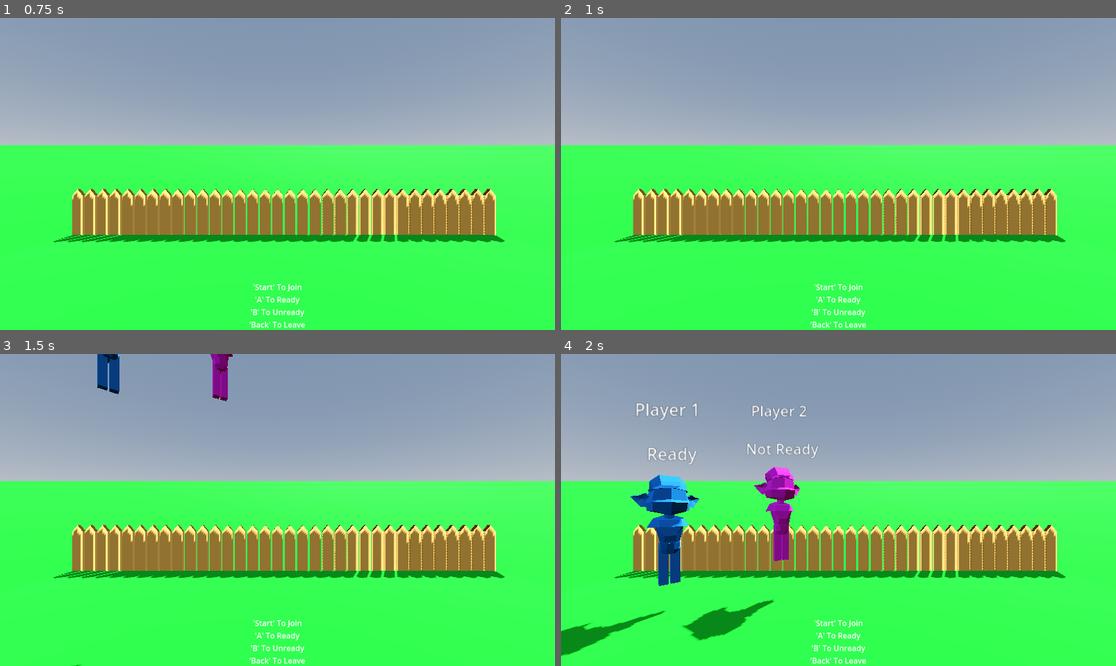
Above: before the commit, frames 1-4 (two rows, left to right).
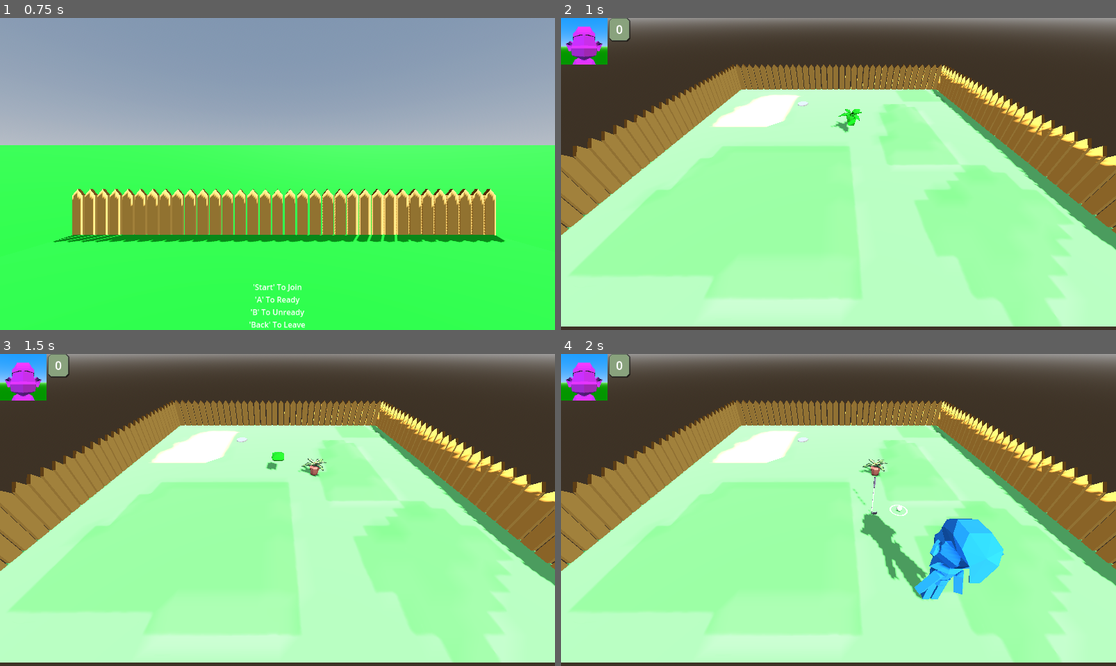
Above: after the commit, the same moments.

Repository: ronincampbell/GDS2Project
Game: Godot game, scene res://maps/lobby.tscn
Same seed, same stepped clock (60 frames per second), same inputs: the game is played once before the commit and once after it. The engine's default icon, where the game draws it, is replaced by a stand-in: a white triangle on a blue panel in a dark square.
Inputs:
- Up to frame 1 (0.75 s): tap Enter (KeyboardJoin) at 0.5 s; hold D (PlayerRight) from 0.53 s (still down); hold Enter (KeyboardJoin) from 0.53 s (still down)
- Up to frame 2 (1 s): keep holding D (PlayerRight); keep holding Enter (KeyboardJoin); tap Space at 0.77 s; tap E (PlayerInteract) at 0.8 s
- Up to frame 3 (1.5 s): release D (PlayerRight) at 1.28 s; release Enter (KeyboardJoin) at 1.28 s; hold S (PlayerDown) from 1.28 s (still down); tap E (PlayerInteract) at 1.35 s
- Up to frame 4 (2 s): keep holding S (PlayerDown); tap Space at 1.52 s; tap Enter (KeyboardJoin) at 1.55 s

Frame 1 is identical in both runs. In frame 2, 100% of the frame differs, in the area x 0-100%, y 0-100%; in frame 3, 100%; in frame 4, 100%.

Commit message:
Sounds, variable shot strength

Diff:
--- a/CoreObjects/gnome.tscn
+++ b/CoreObjects/gnome.tscn
@@ -7,6 +7,10 @@
 [ext_resource type="PackedScene" uid="uid://c487cjdtsi002" path="res://models/gnome/player_v2_red.gltf" id="4_ptpxf"]
 [ext_resource type="PackedScene" uid="uid://fghij55uwpwm" path="res://models/gnome/player_v2_yellow.gltf" id="5_x56rg"]
 [ext_resource type="Material" uid="uid://jb80sfm7t1uh" path="res://models/gnome/placeholder_gnome_skin_blue.tres" id="6_7j42c"]
+[ext_resource type="AudioStream" uid="uid://bob1melhxhfgd" path="res://sounds/golf ball hit 2.mp3" id="8_x56rg"]
+[ext_resource type="AudioStream" uid="uid://dyphv7oaihlnm" path="res://sounds/golf ball hit 3.mp3" id="9_2kfoo"]
+[ext_resource type="AudioStream" uid="uid://dtqe8y814dqwn" path="res://sounds/jump.wav" id="10_x7fgk"]
+[ext_resource type="AudioStream" uid="uid://d3oewbqcu8r02" path="res://sounds/obs 1.wav" id="11_dxthy"]
 
 [sub_resource type="CapsuleShape3D" id="CapsuleShape3D_cabd0"]
 radius = 0.4103
@@ -23,6 +27,18 @@
 
 [sub_resource type="SphereShape3D" id="SphereShape3D_8pkva"]
 radius = 2.4
+
+[sub_resource type="AudioStreamRandomizer" id="AudioStreamRandomizer_x7fgk"]
+playback_mode = 1
+streams_count = 2
+stream_0/stream = ExtResource("8_x56rg")
+stream_1/stream = ExtResource("9_2kfoo")
+
+[sub_resource type="AudioStreamRandomizer" id="AudioStreamRandomizer_moqlk"]
+playback_mode = 1
+streams_count = 2
+stream_0/stream = ExtResource("10_x7fgk")
+stream_1/stream = ExtResource("11_dxthy")
 
 [node name="Gnome" type="RigidBody3D"]
 collision_layer = 2
@@ -128,3 +144,9 @@
 visible = false
 billboard = 1
 texture = ExtResource("3_k84ux")
+
+[node name="BallHitSound" type="AudioStreamPlayer" parent="."]
+stream = SubResource("AudioStreamRandomizer_x7fgk")
+
+[node name="BonkSound" type="AudioStreamPlayer" parent="."]
+stream = SubResource("AudioStreamRandomizer_moqlk")
--- a/Props/Previews/prop_fertiliser_preview.tscn
+++ b/Props/Previews/prop_fertiliser_preview.tscn
@@ -15,6 +15,7 @@
 prop = ExtResource("2_ej1kb")
 
 [node name="Area3D" type="Area3D" parent="."]
+collision_mask = 17
 
 [node name="CollisionShape3D" type="CollisionShape3D" parent="Area3D"]
 transform = Transform3D(1, 0, 0, 0, 1, 0, 0, 0, 1, -0.0237427, 0.210049, 0)
@@ -53,5 +54,7 @@
 
 [node name="blockbench_export" parent="." instance=ExtResource("4_ej1kb")]
 
+[connection signal="area_entered" from="Area3D" to="." method="_on_area_entered"]
+[connection signal="area_exited" from="Area3D" to="." method="_on_area_exited"]
 [connection signal="body_entered" from="Area3D" to="." method="_on_body_entered"]
 [connection signal="body_exited" from="Area3D" to="." method="_on_body_exited"]
--- a/Props/Previews/prop_plant_preview.tscn
+++ b/Props/Previews/prop_plant_preview.tscn
@@ -17,6 +17,7 @@
 target_position = Vector3(0, -0.2, 0)
 
 [node name="Area3D" type="Area3D" parent="."]
+collision_mask = 17
 
 [node name="CollisionShape3D" type="CollisionShape3D" parent="Area3D"]
 transform = Transform3D(1, 0, 0, 0, 1, 0, 0, 0, 1, 0, 0.527432, 0)
@@ -45,5 +46,7 @@
 
 [node name="blockbench_export" parent="." instance=ExtResource("3_8tx0v")]
 
+[connection signal="area_entered" from="Area3D" to="." method="_on_area_entered"]
+[connection signal="area_exited" from="Area3D" to="." method="_on_area_exited"]
 [connection signal="body_entered" from="Area3D" to="." method="_on_body_entered"]
 [connection signal="body_exited" from="Area3D" to="." method="_on_body_exited"]
--- a/Props/Previews/prop_watering_can_preview.tscn
+++ b/Props/Previews/prop_watering_can_preview.tscn
@@ -19,6 +19,7 @@
 target_position = Vector3(0, -0.2, 0)
 
 [node name="Area3D" type="Area3D" parent="."]
+collision_mask = 17
 
 [node name="CollisionShape3D" type="CollisionShape3D" parent="Area3D"]
 transform = Transform3D(1, 0, 0, 0, 1, 0, 0, 0, 1, 0.0471191, 0.258934, -0.0994866)
@@ -47,5 +48,7 @@
 
 [node name="blockbench_export" parent="." instance=ExtResource("4_4sbqj")]
 
+[connection signal="area_entered" from="Area3D" to="." method="_on_area_entered"]
+[connection signal="area_exited" from="Area3D" to="." method="_on_area_exited"]
 [connection signal="body_entered" from="Area3D" to="." method="_on_body_entered"]
 [connection signal="body_exited" from="Area3D" to="." method="_on_body_exited"]
--- a/Props/cant_place_prop_preview_material_shader.tres
+++ b/Props/cant_place_prop_preview_material_shader.tres
@@ -171,7 +171,6 @@
 
 }
 "
-graph_offset = Vector2(387.779, 32.5272)
 nodes/fragment/0/position = Vector2(1940, 20)
 nodes/fragment/2/node = SubResource("VisualShaderNodeInput_tosr3")
 nodes/fragment/2/position = Vector2(-1260, 100)
--- a/Props/prop_preview_material_shader.tres
+++ b/Props/prop_preview_material_shader.tres
@@ -171,7 +171,6 @@
 
 }
 "
-graph_offset = Vector2(242.157, 22.9408)
 nodes/fragment/0/position = Vector2(1940, 20)
 nodes/fragment/2/node = SubResource("VisualShaderNodeInput_tosr3")
 nodes/fragment/2/position = Vector2(-1260, 100)
--- a/controller_manager.gd
+++ b/controller_manager.gd
@@ -174,6 +174,8 @@
 			if event.device in device_players:
 				drop_out_player(device_players[event.device])
 	elif event.is_action_pressed("KeyboardJoin"):
+		if -1 in device_players:
+			return
 		if get_lowest_inactive_player() >= 0:
 			_on_keyboard_joined()
 	elif event.is_action_pressed("KeyboardDropout"):
--- a/maps/lobby.tscn
+++ b/maps/lobby.tscn
@@ -6,6 +6,10 @@
 [ext_resource type="PackedScene" uid="uid://dkupiyycodnpd" path="res://models/gnome/player_v2_purple.gltf" id="3_q70mm"]
 [ext_resource type="PackedScene" uid="uid://c487cjdtsi002" path="res://models/gnome/player_v2_red.gltf" id="4_mj7ku"]
 [ext_resource type="PackedScene" uid="uid://fghij55uwpwm" path="res://models/gnome/player_v2_yellow.gltf" id="5_r7t2y"]
+[ext_resource type="AudioStream" uid="uid://cd37qbkju0h1b" path="res://sounds/laugh 1.wav" id="7_uug8p"]
+[ext_resource type="AudioStream" uid="uid://ci3a8appd47ui" path="res://sounds/laugh 2.wav" id="8_vwqo6"]
+[ext_resource type="AudioStream" uid="uid://bmkixsbkshfif" path="res://sounds/laugh 3.wav" id="9_xsajp"]
+[ext_resource type="AudioStream" uid="uid://ckf01aja76pd2" path="res://sounds/laugh 7.mp3" id="10_n1qbv"]
 
 [sub_resource type="ProceduralSkyMaterial" id="ProceduralSkyMaterial_ng2wx"]
 sky_horizon_color = Color(0.662243, 0.671743, 0.686743, 1)
@@ -41,6 +45,13 @@
 [sub_resource type="ViewportTexture" id="ViewportTexture_5xsys"]
 viewport_path = NodePath("PhysicsP4/Player4Info/SubViewport")
 
+[sub_resource type="AudioStreamRandomizer" id="AudioStreamRandomizer_revcj"]
+streams_count = 4
+stream_0/stream = ExtResource("7_uug8p")
+stream_1/stream = ExtResource("8_vwqo6")
+stream_2/stream = ExtResource("9_xsajp")
+stream_3/stream = ExtResource("10_n1qbv")
+
 [node name="Lobby" type="Node3D"]
 
 [node name="WorldEnvironment" type="WorldEnvironment" parent="."]
@@ -73,6 +84,7 @@
 transform = Transform3D(-0.707107, 0, -0.707107, 0, 1, 0, 0.707107, 0, -0.707107, -5, 11, 2)
 axis_lock_linear_x = true
 axis_lock_linear_z = true
+gravity_scale = 2.0
 can_sleep = false
 freeze = true
 
@@ -122,6 +134,7 @@
 transform = Transform3D(-0.866026, 0, -0.5, 0, 1, 0, 0.5, 0, -0.866026, -2, 11, 1)
 axis_lock_linear_x = true
 axis_lock_linear_z = true
+gravity_scale = 2.0
 can_sleep = false
 freeze = true
 
@@ -171,6 +184,7 @@
 transform = Transform3D(-0.965926, 0, 0.258819, 0, 1, 0, -0.258819, 0, -0.965926, 2, 11, 1)
 axis_lock_linear_x = true
 axis_lock_linear_z = true
+gravity_scale = 2.0
 can_sleep = false
 freeze = true
 
@@ -220,6 +234,7 @@
 transform = Transform3D(-0.707107, 0, 0.707107, 0, 1, 0, -0.707107, 0, -0.707107, 5, 11, 2)
 axis_lock_linear_x = true
 axis_lock_linear_z = true
+gravity_scale = 2.0
 can_sleep = false
 freeze = true
 
@@ -266,6 +281,9 @@
 
 [node name="PlayerDropInManager" type="Node" parent="."]
 script = ExtResource("3_ng2wx")
+
+[node name="GnomeLaugh" type="AudioStreamPlayer" parent="PlayerDropInManager"]
+stream = SubResource("AudioStreamRandomizer_revcj")
 
 [node name="Camera3D" type="Camera3D" parent="."]
 transform = Transform3D(1, 0, 0, 0, 1, 0, 0, 0, 1, 0, 3, 8)
--- a/maps/test_map.tscn
+++ b/maps/test_map.tscn
@@ -51,6 +51,10 @@
 
 [node name="Barrier2" parent="." instance=ExtResource("2_svl6s")]
 transform = Transform3D(-4.37114e-08, 0, -1, 0, 1, 0, 1, 0, -4.37114e-08, 10, 0, 0)
+
+[node name="Barrier3" parent="." instance=ExtResource("2_svl6s")]
+transform = Transform3D(-1, 0, 8.74228e-08, 0, 1, 0, -8.74228e-08, 0, -1, 0, 0, 10)
+visible = false
 
 [node name="Barrier4" parent="." instance=ExtResource("2_svl6s")]
 transform = Transform3D(-4.37114e-08, 0, 1, 0, 1, 0, -1, 0, -4.37114e-08, -10, 0, 0)
--- a/project.godot
+++ b/project.godot
@@ -20,6 +20,7 @@
 
 Hud="*res://UI/HUD/HUD.tscn"
 ControllerManager="*res://controller_manager.gd"
+SoundPlayer="*res://sound_player.tscn"
 
 [global_group]
 
--- a/scripts/game_manager.gd
+++ b/scripts/game_manager.gd
@@ -33,7 +33,7 @@
 			for marker in get_tree().get_nodes_in_group("ClubSpawnMarkers"):
 				_place_object(golf_club, marker.global_position+club_spawn_offset)
 			var available_spawns: Array = get_tree().get_nodes_in_group("PlayerSpawnMarkers")
-			for player_num in ControllerManager.device_players.keys():
+			for player_num in ControllerManager.device_players.values():
 				var spawn_index: int = randi_range(0, available_spawns.size()-1)
 				var new_gnome = _place_object(gnome, available_spawns[spawn_index].global_position + gnome_spawn_offset)
 				new_gnome.player_num = player_num
@@ -56,6 +56,7 @@
 			body.reset_velocity()
 		score += 1
 		Hud.update_score(0, score)
+		SoundPlayer.play_ball_in_hole()
 		if(score >= 3):
 			body.queue_free()
 			print_debug("Game won!")
--- a/scripts/gnome.gd
+++ b/scripts/gnome.gd
@@ -14,6 +14,8 @@
 @onready var hold_marker: Marker3D = $RightArmBody/HoldMarker
 @onready var prop_hold_marker: Marker3D = $PropHoldMarker
 @onready var interact_indicator: Sprite3D = $InteractIndicator
+@onready var ball_hit_sound: AudioStreamPlayer = $BallHitSound
+@onready var bonk_sound: AudioStreamPlayer = $BonkSound
 
 var stun_timer: float = 0.0
 
@@ -31,6 +33,10 @@
 var swing_club_lift: float = 10.0
 var rotate_to_face_torque: float = 2.0
 var swing_stun_length: float = 2.0
+var min_swing_force: float = 0.1
+var swing_force: float = 0.1
+var increasing_force: bool = true
+var swing_force_speed: float = 1.0
 
 var player_num: int = -1:
 	set(value):
@@ -61,10 +67,18 @@
 	preload("res://models/gnome/placeholder_gnome_skin_yellow.tres"),
 ]
 
+var prev_linear_velocity: Vector3
+var min_bonk_speed: float = 4.0
+
 func _integrate_forces(state: PhysicsDirectBodyState3D):
 	if body_state == BodyState.DISABLED:
 		interact_indicator.hide()
 		return
+
+	if (linear_velocity - prev_linear_velocity).length() > min_bonk_speed:
+		bonk_sound.play()
+	prev_linear_velocity = state.linear_velocity
+
 	if body_state == BodyState.STUNNED and stun_timer > 0.0:
 		interact_indicator.hide()
 		stun_timer -= get_physics_process_delta_time()
@@ -106,6 +120,18 @@
 			interact_indicator.hide()
 			_pull_prop_to_self()
 	else:
+		if increasing_force:
+			swing_force += get_physics_process_delta_time()*swing_force_speed
+			if swing_force > 1.0:
+				swing_force = 1.0 - (swing_force - 1.0)
+				increasing_force = false
+		else:
+			swing_force -= get_physics_process_delta_time()*swing_force_speed
+			if swing_force < min_swing_force:
+				swing_force = min_swing_force + (min_swing_force - swing_force)
+				increasing_force = true
+		aiming_ball.aim_with_force(swing_force)
+
 		_pull_club_to_hand()
 		interact_indicator.hide()
 		aiming_ball.aim_in_dir(move_dir)
@@ -225,6 +251,8 @@
 func try_start_aim():
 	var golf_ball: GolfBall = _get_golf_ball()
 	if golf_ball:
+		swing_force = min_swing_force
+		increasing_force = true
 		aiming_ball = golf_ball
 		aiming_ball.is_being_aimed = true
 		aiming_ball.show_aim_arrow()
@@ -251,10 +279,10 @@
 	var aim_dir: Vector3 = Vector3(aiming_ball.stored_aim_dir.x, 0.0, aiming_ball.stored_aim_dir.y)
 	linear_velocity = Vector3.ZERO
 	start_stun(swing_stun_length)
-	apply_central_impulse(aim_dir*swing_impulse+Vector3.UP*swing_lift)
+	apply_central_impulse(aim_dir*swing_impulse*swing_force+Vector3.UP*swing_lift*swing_force)
 	held_club.linear_velocity = Vector3.ZERO
-	held_club.apply_impulse(aim_dir*swing_club_impulse+Vector3.UP*swing_club_lift, held_club.get_head_force_offset())
-	aiming_ball.launch_in_aim_direction()
+	held_club.apply_impulse(aim_dir.rotated(Vector3.UP,PI/2)*swing_club_impulse*swing_force+Vector3.UP*swing_club_lift*swing_force, held_club.get_head_force_offset())
+	aiming_ball.launch_in_aim_direction(swing_force)
 	aiming_ball.hide_aim_arrow()
 	held_club.is_held = false
 	held_club.disable_held_damping()
@@ -262,3 +290,4 @@
 	aiming_ball.is_being_aimed = false
 	aiming_ball = null
 	arm_state = ArmState.EMPTY
+	ball_hit_sound.play()
--- a/scripts/golf_ball.gd
+++ b/scripts/golf_ball.gd
@@ -38,12 +38,17 @@
 
 	y_rotate_pivot.rotation.y = -flat_direction.angle()
 
-func launch_in_aim_direction():
+func aim_with_force(force: float):
+	#aim_decal.scale = Vector3(force, force, force)
+	aim_decal.size = Vector3(2*force, 10, 2*force)
+	aim_decal.position.x = 1.15722*force
+
+func launch_in_aim_direction(force: float):
 	if stored_aim_dir.is_zero_approx():
 		return
 	angular_velocity = Vector3.ZERO
 	var aim_vector: Vector3 = Vector3(stored_aim_dir.x, 0.0, stored_aim_dir.y)
-	apply_central_impulse(aim_vector*hit_power + Vector3.UP*lift_force)
+	apply_central_impulse(aim_vector*hit_power*force + Vector3.UP*lift_force*force)
 
 func reset_velocity():
 	angular_velocity = Vector3.ZERO
--- a/scripts/player_drop_in_manager.gd
+++ b/scripts/player_drop_in_manager.gd
@@ -2,16 +2,21 @@
 var players_in :Array[bool] = [false, false, false, false]
 var players_ready :Array[bool] = [false, false, false, false]
 
+@onready var gnome_laugh: AudioStreamPlayer = $GnomeLaugh
+
 func drop_in_player(player_num: int):
 	get_node("%PhysicsP" + str(player_num)).freeze = false
+	get_node("%ReadyP" + str(player_num)).text = "Not Ready"
 	players_in[player_num-1] = true
+	gnome_laugh.play()
 
 func remove_player(player_num: int):
 	get_node("%PhysicsP" + str(player_num)).freeze = true
-	get_node("%PhysicsP" + str(player_num)).position.y = 11
 	players_in[player_num-1] = false
 	players_ready[player_num-1] = false
-	get_node("%ReadyP" + str(player_num)).text = "Not Ready"
+	get_node("%ReadyP" + str(player_num)).text = "INACTIVE"
+	await get_tree().process_frame
+	get_node("%PhysicsP" + str(player_num)).position.y = 11
 
 func next_scene():
 	Hud.show()
--- /dev/null
+++ b/sound_player.gd
@@ -0,0 +1,6 @@
+extends Node
+
+@onready var ball_in_hole: AudioStreamPlayer = $BallInHole
+
+func play_ball_in_hole():
+	ball_in_hole.play()
--- /dev/null
+++ b/sound_player.tscn
@@ -0,0 +1,10 @@
+[gd_scene load_steps=3 format=3 uid="uid://dq36uq4ustvkf"]
+
+[ext_resource type="Script" uid="uid://crgl1vegbyx3c" path="res://sound_player.gd" id="1_t28fc"]
+[ext_resource type="AudioStream" uid="uid://dn2n3167tq472" path="res://sounds/Hole 1.mp3" id="2_fbbgd"]
+
+[node name="SoundPlayer" type="Node"]
+script = ExtResource("1_t28fc")
+
+[node name="BallInHole" type="AudioStreamPlayer" parent="."]
+stream = ExtResource("2_fbbgd")
Not shown: 1 places in CoreObjects/gnome.tscn that only renumber resources
Not shown: 1 places in Props/Previews/prop_fertiliser_preview.tscn that only renumber resources
Not shown: 1 places in Props/Previews/prop_plant_preview.tscn that only renumber resources
Not shown: 1 places in Props/Previews/prop_watering_can_preview.tscn that only renumber resources
Not shown: 1 places in maps/lobby.tscn that only renumber resources
Not shown: 1 places in maps/test_map.tscn that only renumber resources
Not shown: 1 places in models/prop/pot_plant/prop_plant_preview_can_place.tscn that only renumber resources
Not shown, added: sound_player.gd.uid
Not shown, added: sounds/Hole 1.mp3.import
Not shown, added: sounds/golf ball hit 2.mp3.import
Not shown, added: sounds/golf ball hit 3.mp3.import
Not shown, added: sounds/jump.wav.import
(and 14 more such lines)
